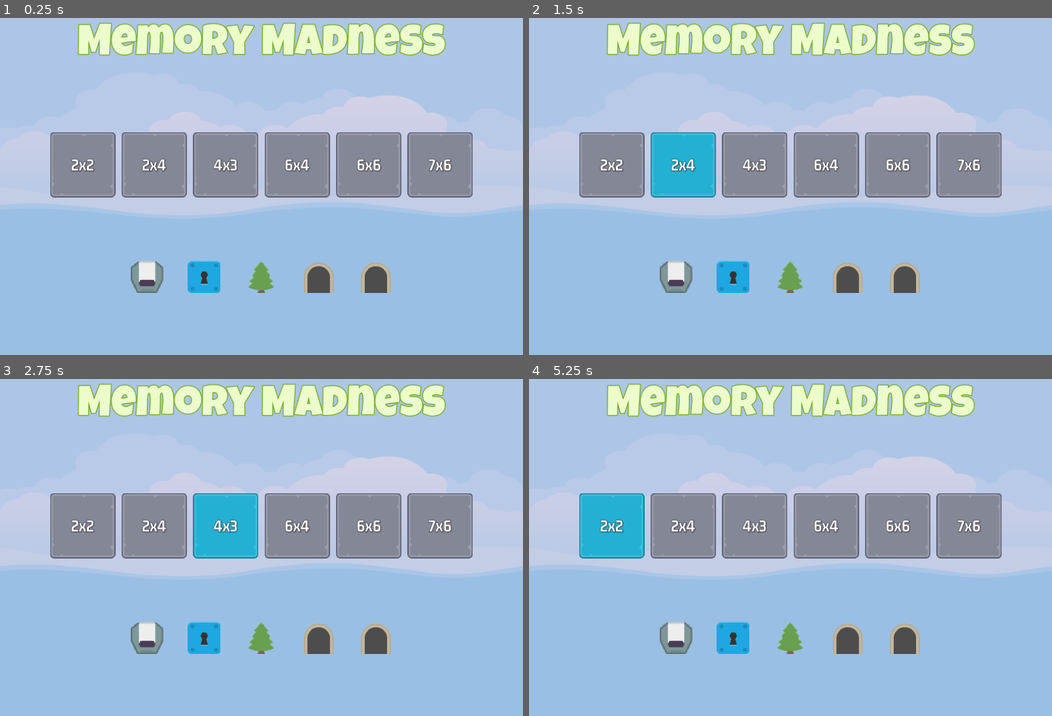
Above: before the commit, frames 1-4 (two rows, left to right).
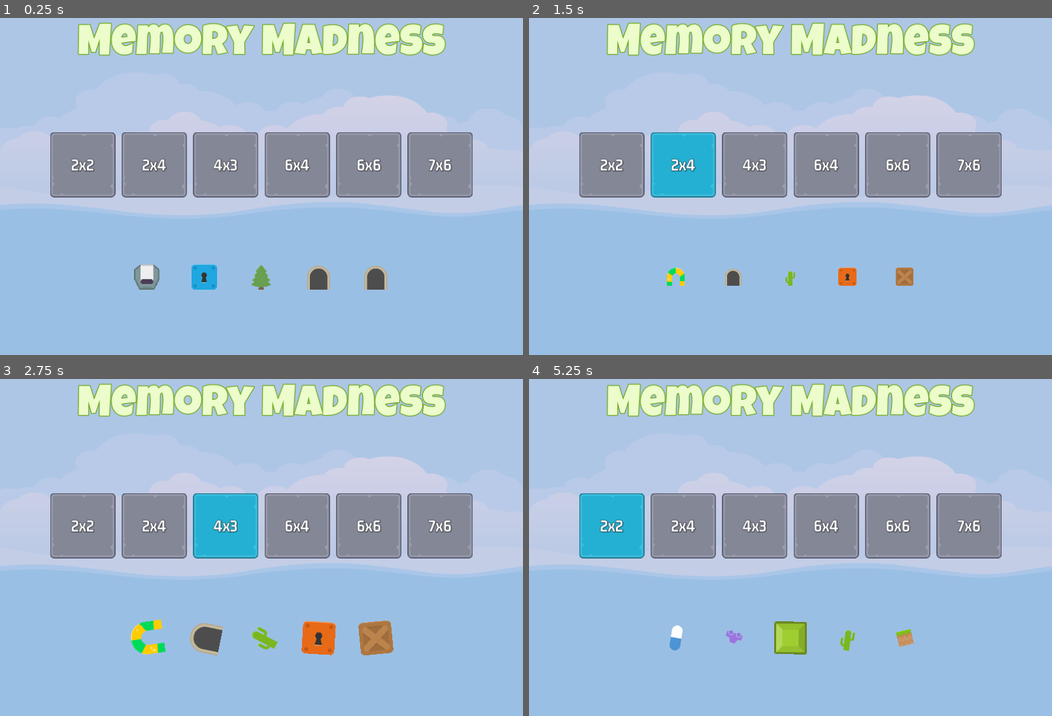
Above: after the commit, the same moments.

Repository: niamh-d/godot-memory-madness
Game: Godot game, scene res://scenes/master/master.tscn
Two runs of this game, one before a commit and one after it. Both use one fixed random seed, a clock stepped at 60 frames per second and the inputs below.
Inputs:
- Up to frame 1 (0.25 s): no input
- Up to frame 2 (1.5 s): click "2x2" at 0.5 s; click "2x4" at 1.25 s
- Up to frame 3 (2.75 s): click "4x3" at 2 s
- Up to frame 4 (5.25 s): click "6x4" at 2.75 s; click "6x6" at 3.5 s; click "7x6" at 4.25 s; click "2x2" at 5 s

The runs differ from the first frame. In frame 1, 1.3% of the frame differs, in the area x 25-75%, y 71-82%; in frame 2, 2.3%; in frame 3, 2.7%, in the area x 25-76%, y 71-83%; in frame 4, 2.6%.

Commit message:
front sprite tweens

Diff:
--- a/scenes/front_sprite/front_sprite.gd
+++ b/scenes/front_sprite/front_sprite.gd
@@ -1,7 +1,27 @@
 extends TextureRect
+
+const SCALE_SMALL: Vector2 = Vector2(0.1, 0.1)
+const SCALE_NORM: Vector2 = Vector2(1.0, 1.0)
+const SPIN_TIME_RANGE: Vector2 = Vector2(1.0, 2.0)
+const SCALE_TIME: float = 1
 
 func _ready() -> void:
 	set_random_image()
+	run_me()
 
 func set_random_image() -> void:
 	texture = ImageManager.get_random_item_image().get_texture()
+
+func get_random_spin_time() -> float:
+	return randf_range(SPIN_TIME_RANGE.x, SPIN_TIME_RANGE.y)
+
+func get_random_rotation() -> float:
+	return deg_to_rad(randf_range(-360, 360))
+
+func run_me() -> void:
+	var tween: Tween = get_tree().create_tween()
+	tween.tween_property(self, "scale", SCALE_SMALL, SCALE_TIME)
+	tween.tween_callback(set_random_image)
+	tween.tween_property(self, "scale", SCALE_NORM, SCALE_TIME)
+	tween.tween_property(self, "rotation", get_random_rotation(), get_random_spin_time())
+	tween.tween_callback(run_me)
